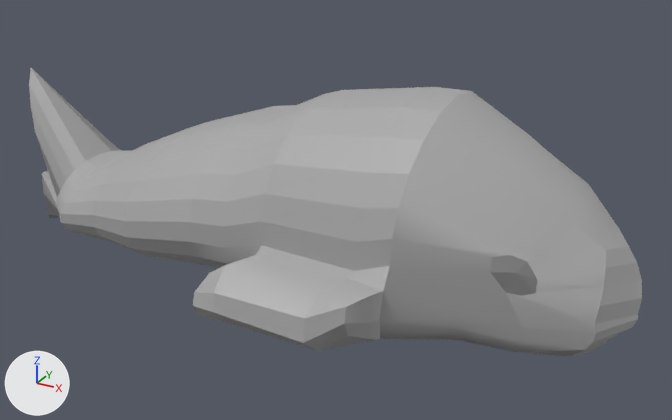
A saved change to the FBX model Assets/Models/Wallshelf/FishPlushie.fbx.
Both versions are drawn from a 50 mm camera at (0.1038, -0.1383, 0.1591) aimed at (0.084, -0.1022, 0.1411). Arrows for +X, +Y and +Z are at lower left; the lights stay in place. Where no turn or scale is listed for an object, it has been applied to the vertices. Vertices at the same position are counted once.

In view in the first picture: 'FishPlushie1'.
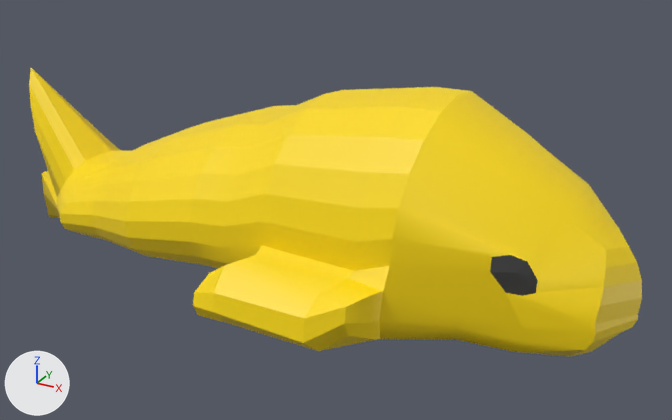
The newer file is also turned or shifted as a whole; pictures and numbers use the older file's frame.

What the commit changed:
Material 'Shelf_fishplushie_color' (mat_shelf_fishplushie_color) is new.
Its base color is (1.0, 0.719, 0.0) (yellow #ffdc00).
Material 'Shelf_fishplushie_color_2' (mat_shelf_fishplushie_color_2) is new.
Its base color is (0.082, 0.082, 0.082) (dark grey #515151).
me_mesh has 355 vertices, 356 faces and spans x -0.0167..0.0167, y -0.0079..0.0079, z -0.0055..0.0055.
me_mesh is used by ob_fishplushie1; location (0.08191, -0.10275, 0.14234).
me_mesh part 1: 340 of the faces centred in x -0.0167..0.0161, y -0.0078..0.0078, z -0.005..0.0053 switch from mat_standardsurface1 (grey #aaaaaa) to mat_shelf_fishplushie_color (yellow #ffdc00).
me_mesh part 2: all 16 faces centred in x 0.0119..0.013, y -0.0041..0.0041, z -0.0008..0.0004 switch from mat_standardsurface1 (grey #aaaaaa) to mat_shelf_fishplushie_color_2 (dark grey #515151).

Changed parts and their boxes (x1, y1, x2, y2) in the pictures (672 x 420 px):
part 1 of me_mesh, recoloured (grey to yellow)
    both: (29, 68, 642, 357)
part 2 of me_mesh, recoloured
    both: (490, 255, 538, 296)
